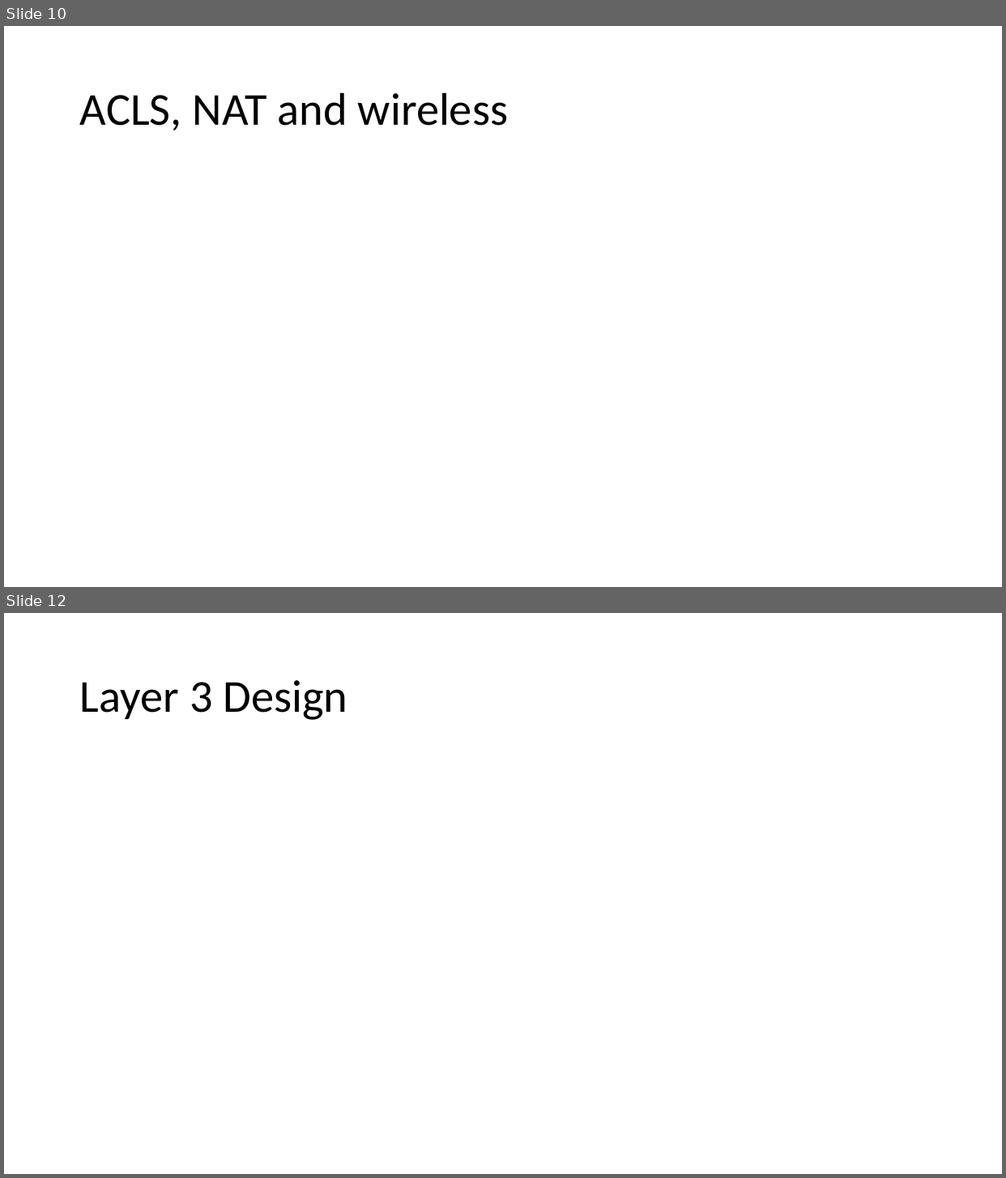
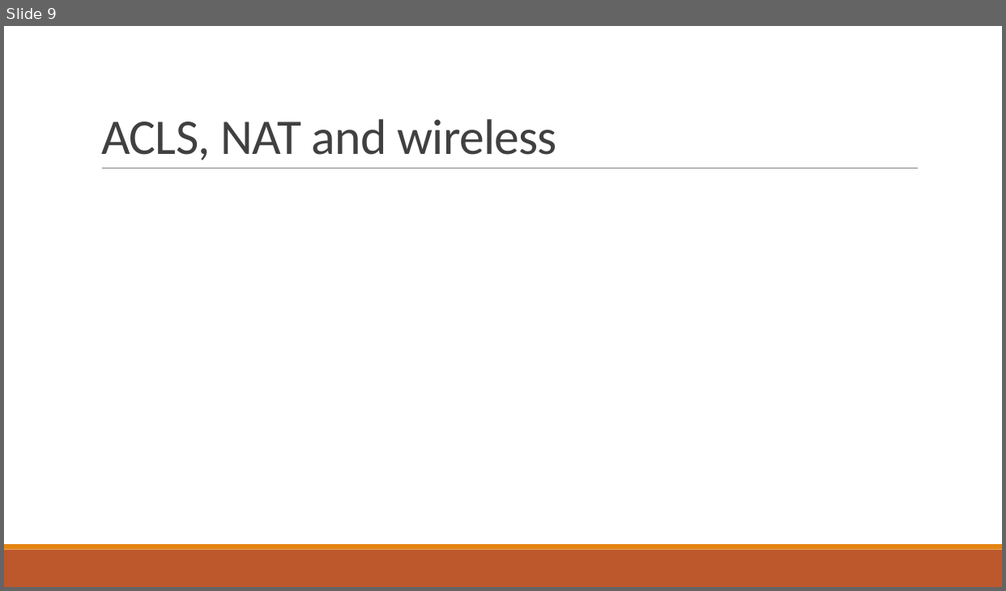
Before and after one commit to wkborn/cy350project, a slide deck: Network Proposal.pptx. Shown one above the other, each under a label of ours: slides 10 and 12 before the commit, slide 9 after it; the slides between them are not shown. The pictures are 1006x1178 and 1006x591 pixels, drawn with LibreOffice and Linux fonts; fonts in the diff are those of the drawing. Boxes give left, top, right and bottom in pixels: in the first picture for what was removed or moved away, otherwise in the second. Text is boxed around its words. In the diff, an @@ line names an element or a change of style, - is before the commit and + after.

```diff
--- a/Network Proposal.pptx
+++ b/Network Proposal.pptx
@@ slide 12 removed at (x1=4, y1=613, x2=1002, y2=1174), background #FFFFFF @@
@@ title removed at (x1=80, y1=680, x2=347, y2=720) @@
-Layer 3 Design
@@ what was slide 10 is now slide 9 @@
@@ slide 9 changed as well @@
@@ title "ACLS, NAT and wireless" moved from (x1=80, y1=92, x2=508, y2=130) to (x1=101, y1=119, x2=557, y2=160) @@
@@ title "ACLS, NAT and wireless" at (x1=101, y1=119, x2=557, y2=160): size 44 to 48 pt, text colour #000000 to #404040, letter spacing 0 to -0.5 pt; line spacing 0.9 to 0.85; vertical alignment middle to bottom @@
@@ line added from (102, 169) to (918, 169), #808080 0.5 pt @@
@@ rectangle added at (x1=4, y1=550, x2=1002, y2=587), fill #BD582C @@
@@ rectangle added at (x1=4, y1=544, x2=1002, y2=550), fill #E48312 @@
```
Also in this commit, not shown: 5 other slides changed, 3 slides added, 5 other slides removed.
